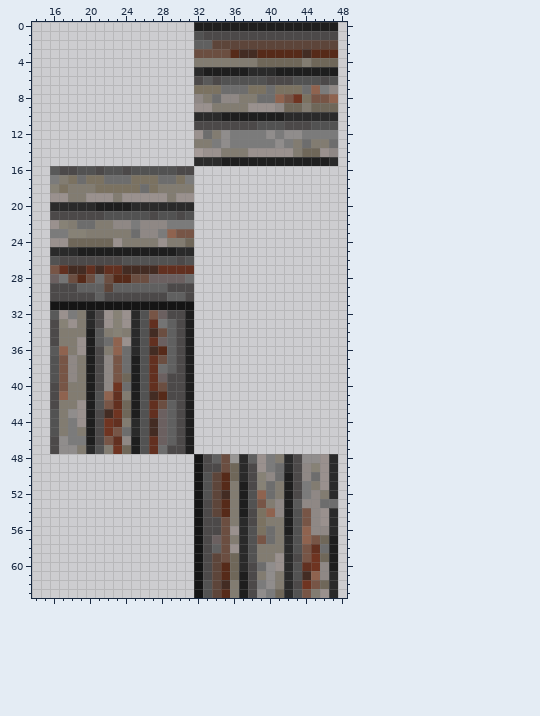
File history of a pixel-art sprite, Resources/Textures/Nuclear14/Structures/Walls/wooddark.rsi/wood1.png. The first picture shows the starting point.
The file is 64x64 pixels. Colours within 5 levels of each other are drawn and written as one. Shown: x 14..48, y 0..63.
The same view after the edit:
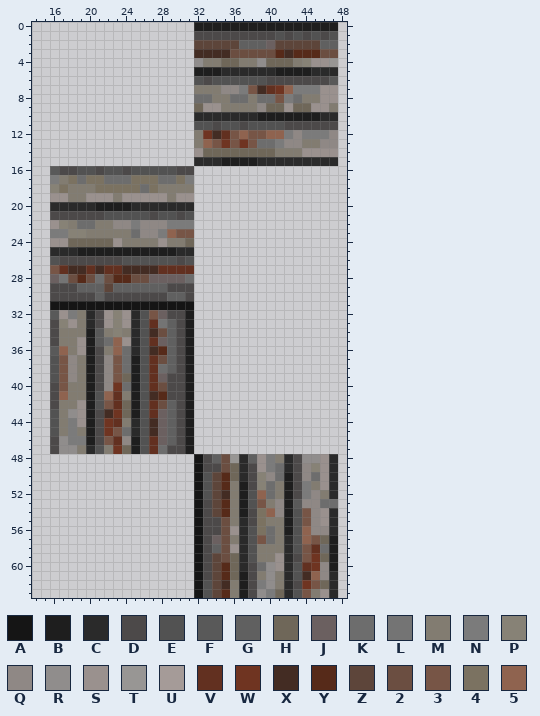
Palette (. is transparent): A #151515  B #1e1e1e  C #2a2a2a  D #4c4949  E #525252  F #595959  G #606060  H #6f6759  J #6b6060  K #6d6d6d  L #747474  M #827c71  N #7b7b7b  P #878276  Q #8f8885  R #908d8c  S #9a918e  T #989694  U #a59b98  V #623020  W #6f3421  X #432c23  Y #562a19  Z #5d453a  2 #6b4e41  3 #775546  4 #7b7261  5 #8f634f
Edits made:
Changed rows in their new state; - is an unchanged pixel.
first column x 32:
 1 D--------E-E-E-E
 2 ZZ---GGGJ-----GG
 3 XXXX22222-X-Y-22
 4 R--HH--R---MPSST
 5 B--CCC-------CCC
 6 EDE--------DDD-F
 7 MMMQQN3XVW5NNNSS
 8 KKMMKK---3NKMMSS
 9 H-S---MQHHS-HSSM
10 ---CCCC---BBBB--
11 EE-EE-E------DDD
12 MWXV353355NQ---Q
13 -53W3W3KKNQQM-QQ
14 SHHHHHHHHMM-SS-S
15 -------CCCCCCCC-
Pixel boxes of the changes (left, top, right, bottom) in both pictures:
changed: (194, 31, 338, 166)
